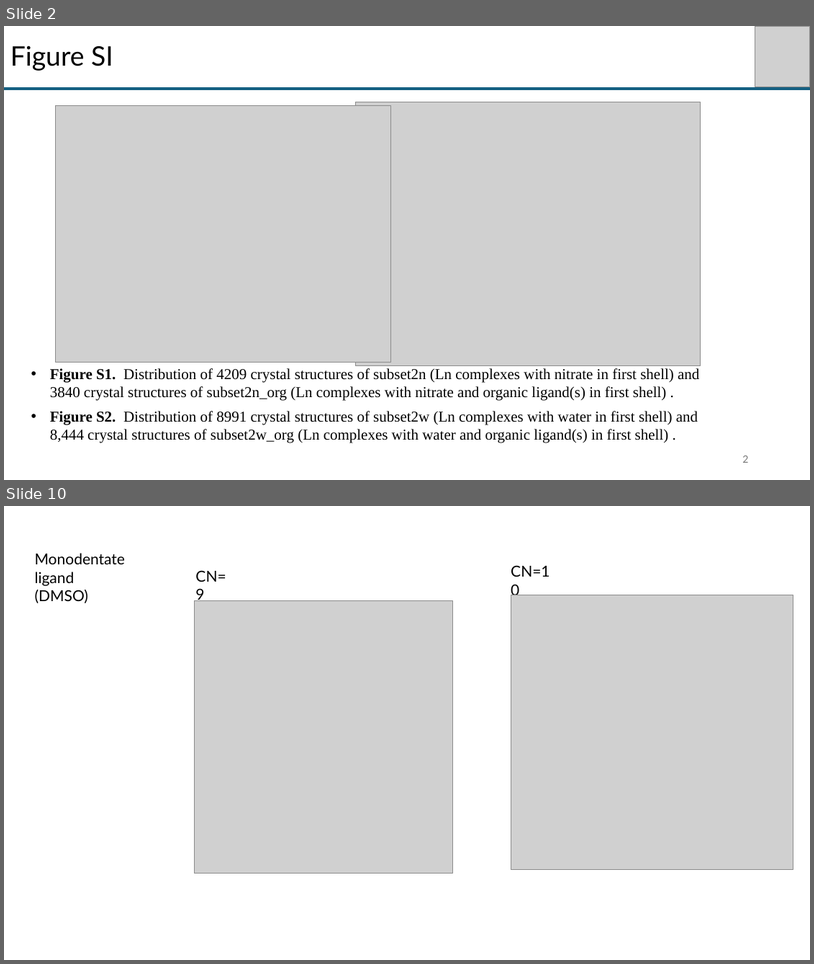
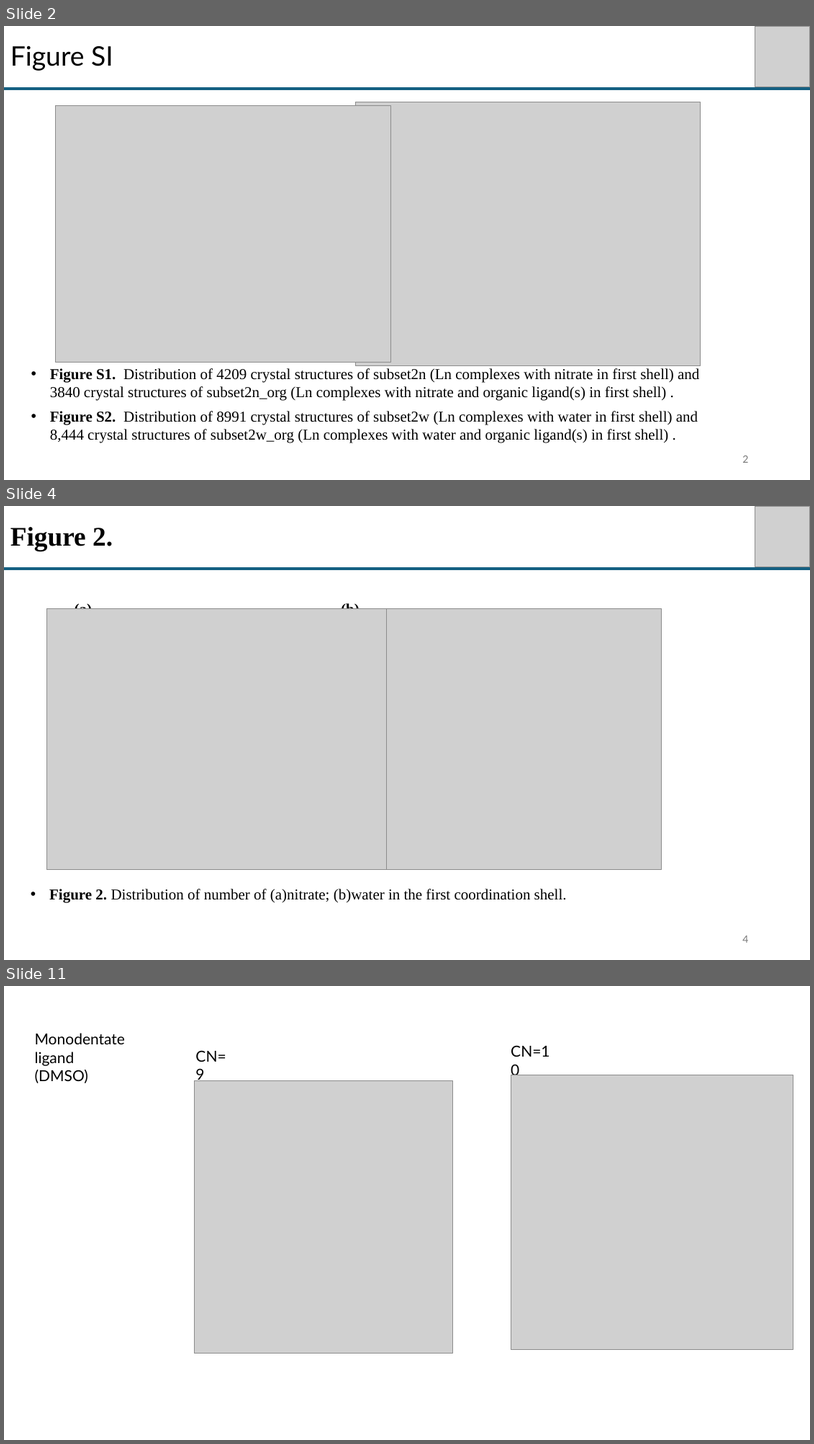
Before and after one commit to sheinlee/nitrate_and_water_in_csd, a slide deck: Figure in paper 2.pptx. Shown one above the other, each under a label of ours: slides 2 and 10 before the commit, slides 2, 4 and 11 after it; the slides between them are not shown. The pictures are 814x964 and 814x1444 pixels, drawn with LibreOffice and Linux fonts; fonts in the diff are those of the drawing; grey boxes stand for pictures. Boxes give left, top, right and bottom in pixels: in the first picture for what was removed or moved away, otherwise in the second. Text is boxed around its words. In the diff, an @@ line names an element or a change of style, - is before the commit and + after.

```diff
--- a/Figure in paper 2.pptx
+++ b/Figure in paper 2.pptx
@@ slide 4 added at [4, 506, 810, 960], background #FFFFFF @@
@@ title added at [10, 527, 113, 551], 32 pt, text #000000, bold @@
+Figure 2.
@@ picture added at [756, 506, 810, 566] @@
@@ line added from (4, 569) to (810, 569), #156082 3 pt @@
@@ picture added at [47, 608, 387, 869] @@
@@ text added at [75, 602, 92, 609], 18 pt, text #000000, bold @@
+(a)
@@ picture added at [322, 608, 662, 869] @@
@@ text added at [341, 602, 360, 609], 18 pt, text #000000, bold @@
+(b)
@@ text added at [49, 888, 567, 903], 18 pt, text #000000 @@
+• Figure 2. Distribution of number of (a)nitrate; (b)water in the first coordination shell.
@@ page number added at [743, 935, 748, 942], 12 pt, text #797979 @@
+4
@@ what was slide 10 is now slide 11 @@
```
Also in this commit, not shown: 7 slides changed, 1 other slide added, 7 other files.
